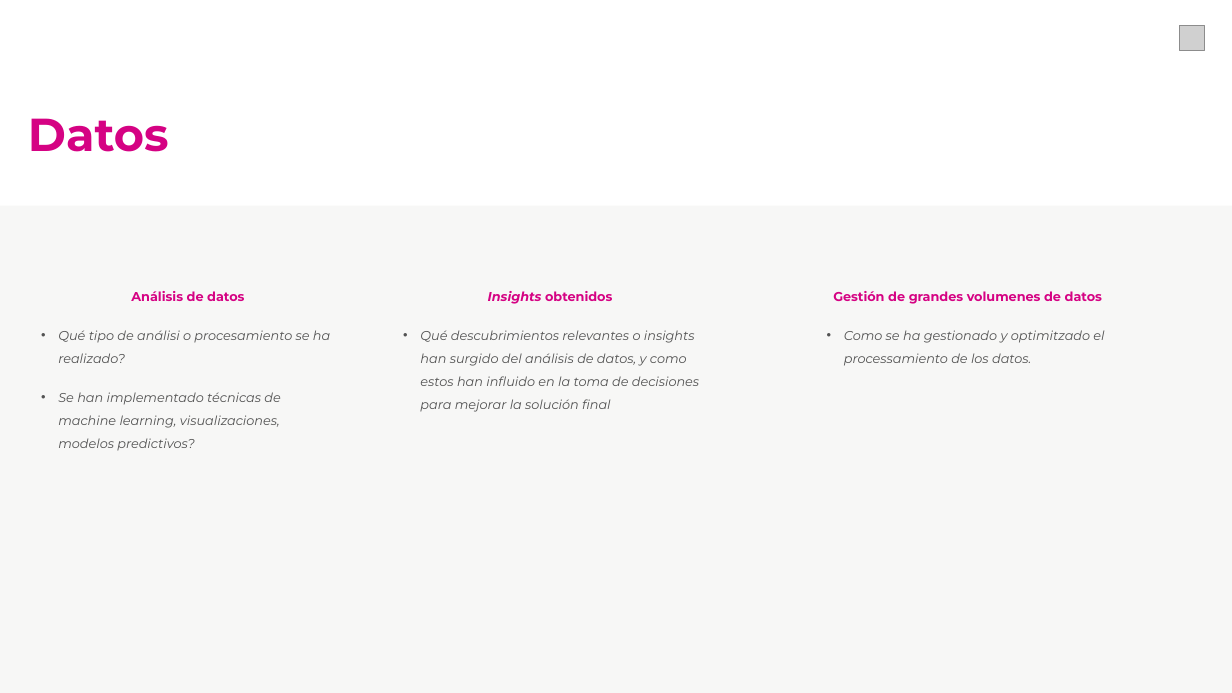
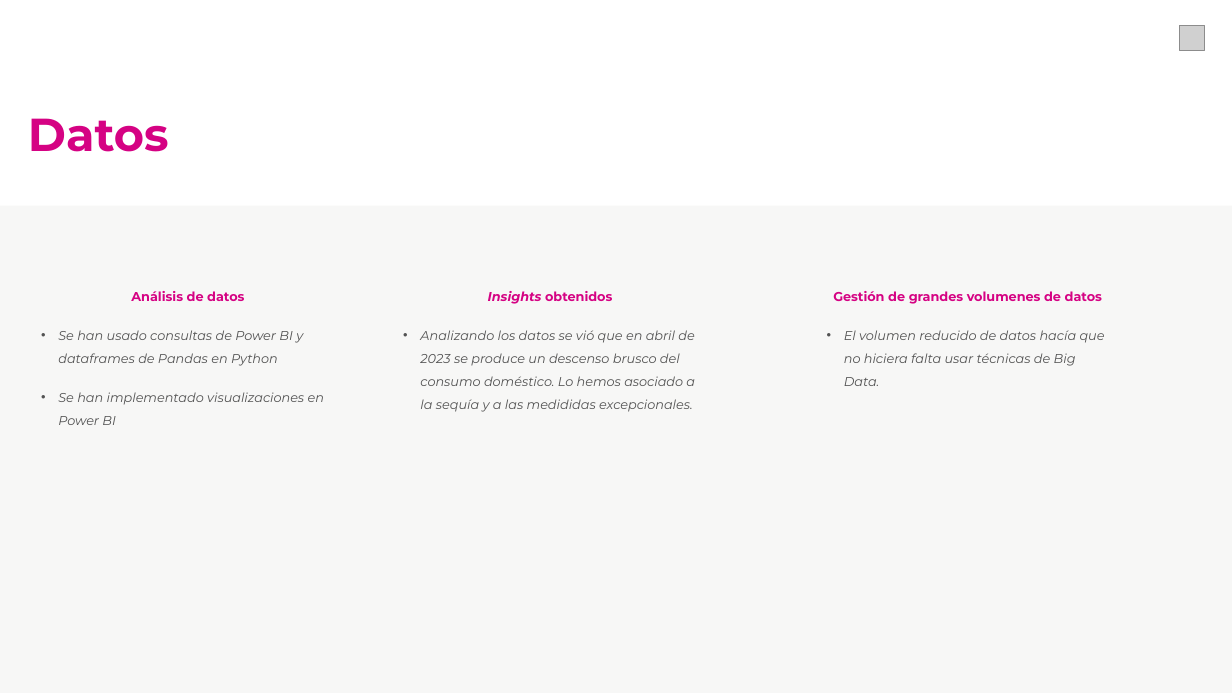
Before and after one commit to cvilafer/Datato_Equipo1_Reto3, a slide deck: slide 5 of Datato2025_Equipo1_Reto3.pptx. Drawn at 1232x693 pixels with LibreOffice and Linux fonts; fonts in the diff are those of the drawing; grey boxes stand for pictures; background and template pictures are left out. Boxes give left, top, right and bottom in pixels: in the first picture for what was removed or moved away, otherwise in the second. Text is boxed around its words. In the diff, an @@ line names an element or a change of style, - is before the commit and + after.

Commit message:
actualizaciono power point

```diff
--- a/Datato2025_Equipo1_Reto3.pptx
+++ b/Datato2025_Equipo1_Reto3.pptx
@@ text at [58, 330, 324, 425]: text changed @@
-• Qué tipo de análisi o procesamiento se ha realizado?
-• Se han implementado técnicas de machine learning, visualizaciones, modelos predictivos?
+• Se han usado consultas de Power BI y dataframes de Pandas en Python
+• Se han implementado visualizaciones en Power BI
@@ text at [420, 330, 695, 412]: text changed @@
-• Qué descubrimientos relevantes o insights han surgido del análisis de datos, y como estos han influido en la toma de decisiones para mejorar la solución final
+• Analizando los datos se vió que en abril de 2023 se produce un descenso brusco del consumo doméstico. Lo hemos asociado a la sequía y a las medididas excepcionales.
@@ text at [844, 330, 1105, 386]: text changed @@
-• Como se ha gestionado y optimitzado el processamiento de los datos.
+• El volumen reducido de datos hacía que no hiciera falta usar técnicas de Big Data.
```
Also in this commit, not shown: 3 other slides changed.
